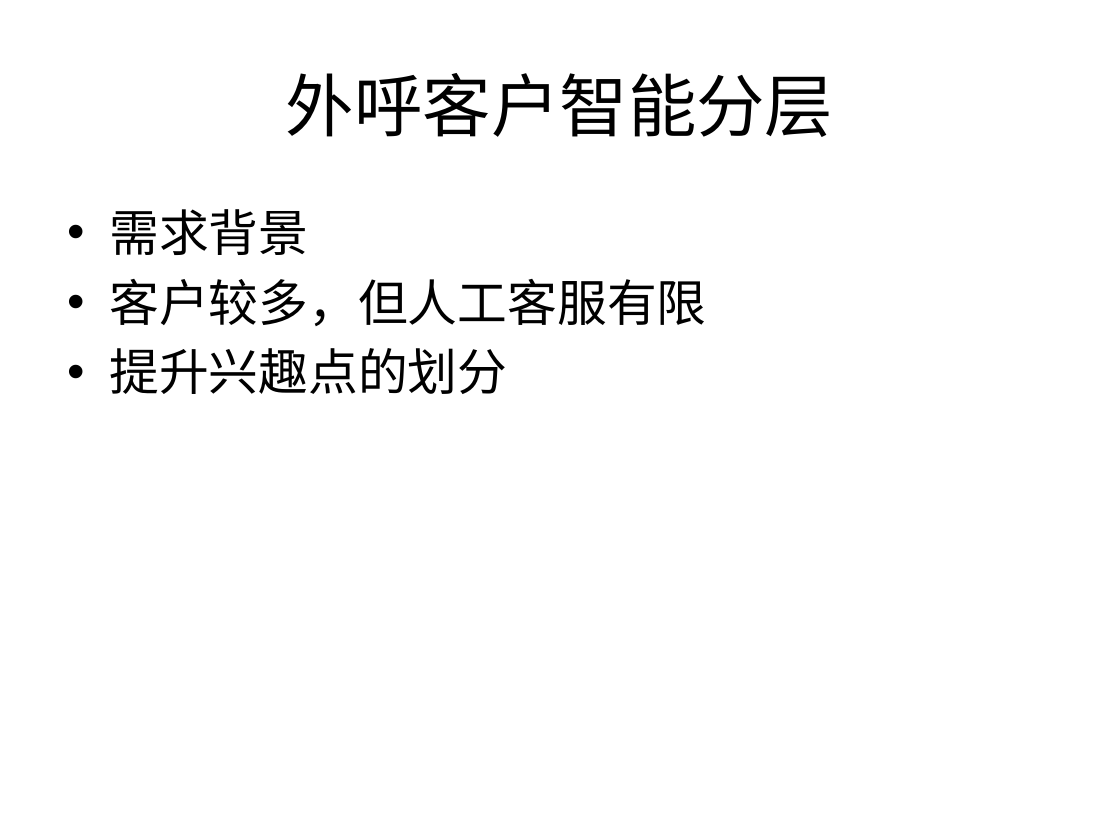
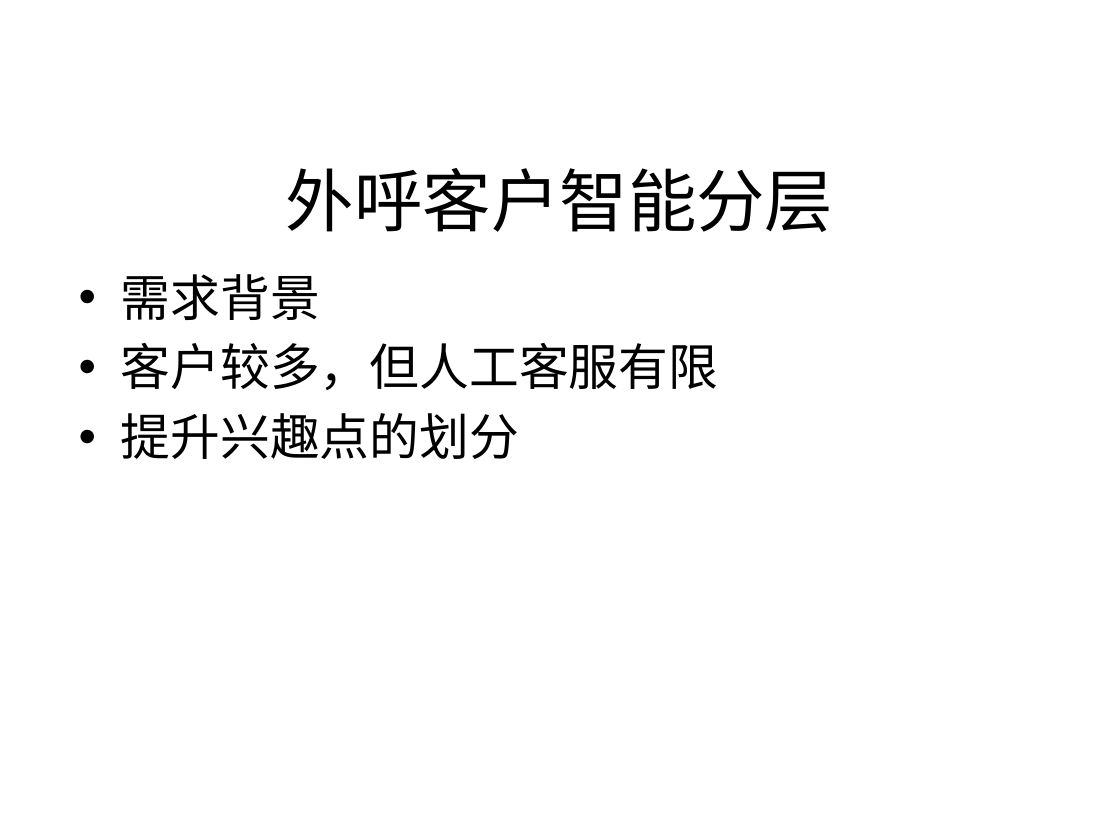
Before and after one commit to tusonggao/wwjjttbb_jk, a slide deck: slide 1 of 2018_12_16/客户智能分层需求说明.pptx. Drawn at 1120x840 pixels with LibreOffice and Linux fonts; fonts in the diff are those of the drawing; background and template pictures are left out. Boxes give left, top, right and bottom in pixels: in the first picture for what was removed or moved away, otherwise in the second. Text is boxed around its words. In the diff, an @@ line names an element or a change of style, - is before the commit and + after.

```diff
--- a/2018_12_16/客户智能分层需求说明.pptx
+++ b/2018_12_16/客户智能分层需求说明.pptx
@@ title "外呼客户智能分层" moved from (x1=286, y1=73, x2=833, y2=137) to (x1=286, y1=168, x2=833, y2=232) @@
@@ text "需求背景" moved from (x1=109, y1=209, x2=707, y2=394) to (x1=121, y1=274, x2=719, y2=459) @@
```
Also in this commit, not shown: 3 other slides changed, 7 slides added.
